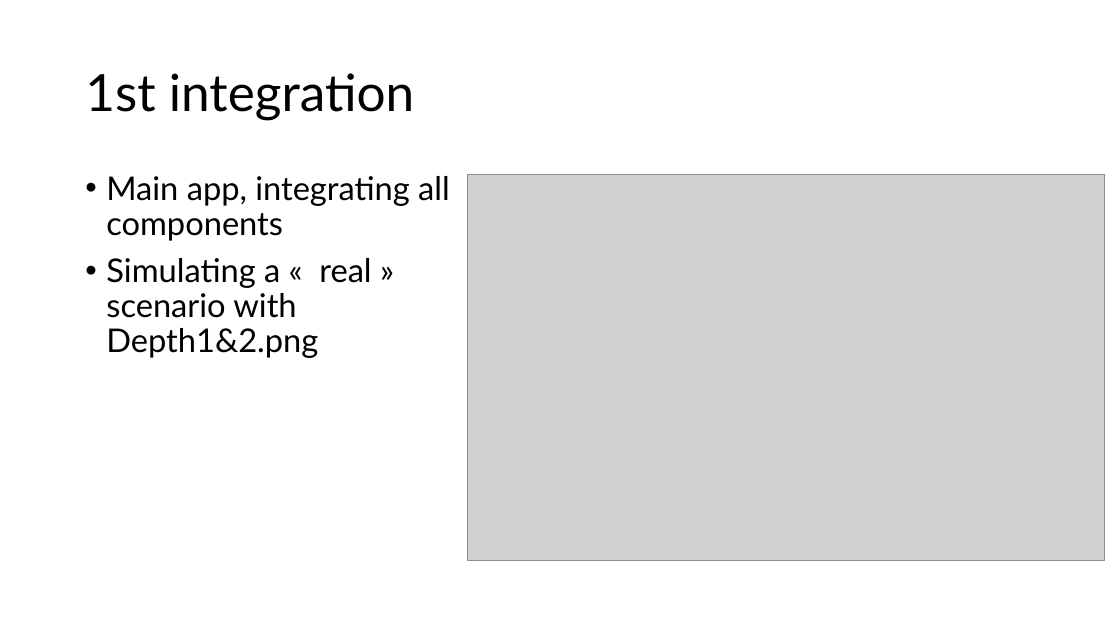
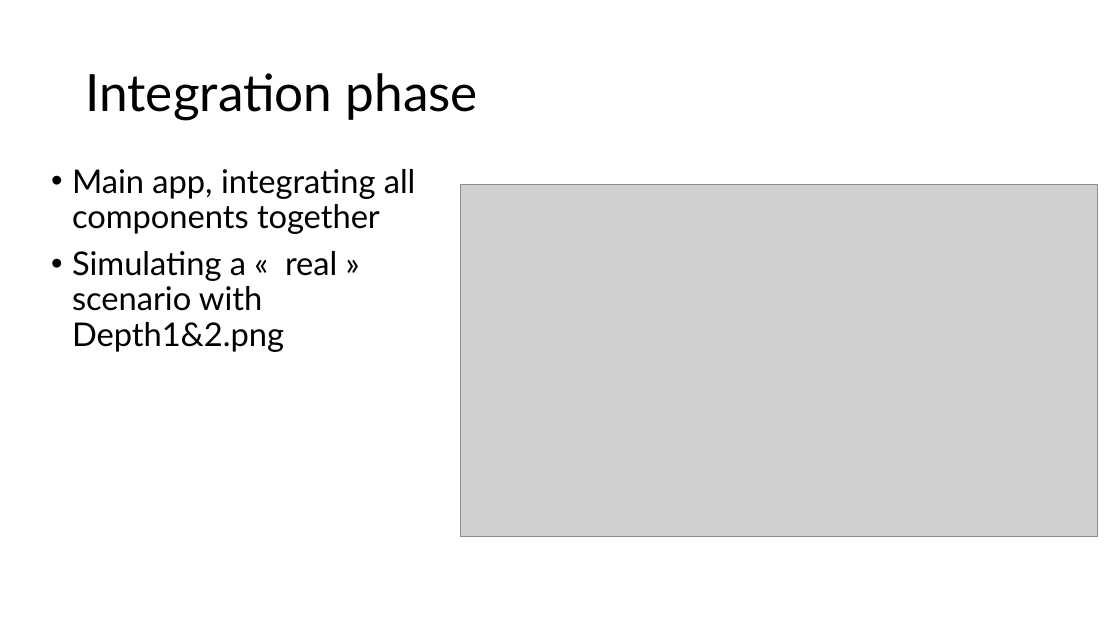
Before and after one commit to cedricq/AutoFocus, a slide deck: slide 4 of doc/Restitution.pptx. Drawn at 1120x630 pixels with LibreOffice and Linux fonts; fonts in the diff are those of the drawing; grey boxes stand for pictures. Boxes give left, top, right and bottom in pixels: in the first picture for what was removed or moved away, otherwise in the second. Text is boxed around its words. In the diff, an @@ line names an element or a change of style, - is before the commit and + after.

```diff
--- a/doc/Restitution.pptx
+++ b/doc/Restitution.pptx
@@ title at (x1=85, y1=73, x2=478, y2=120): text changed @@
-1st integration
+Integration phase
@@ text "Main app, integrating all components ..." moved from (x1=106, y1=176, x2=450, y2=358) to (x1=72, y1=169, x2=416, y2=352) @@
@@ text at (x1=72, y1=169, x2=416, y2=234): text changed @@
-• Main app, integrating all components
+• Main app, integrating all components together
@@ picture resized from (x1=468, y1=175, x2=1105, y2=560) to (x1=461, y1=185, x2=1098, y2=537) @@
```
Also in this commit, not shown: 2 other slides changed, 5 slides added, 2 slides removed.
